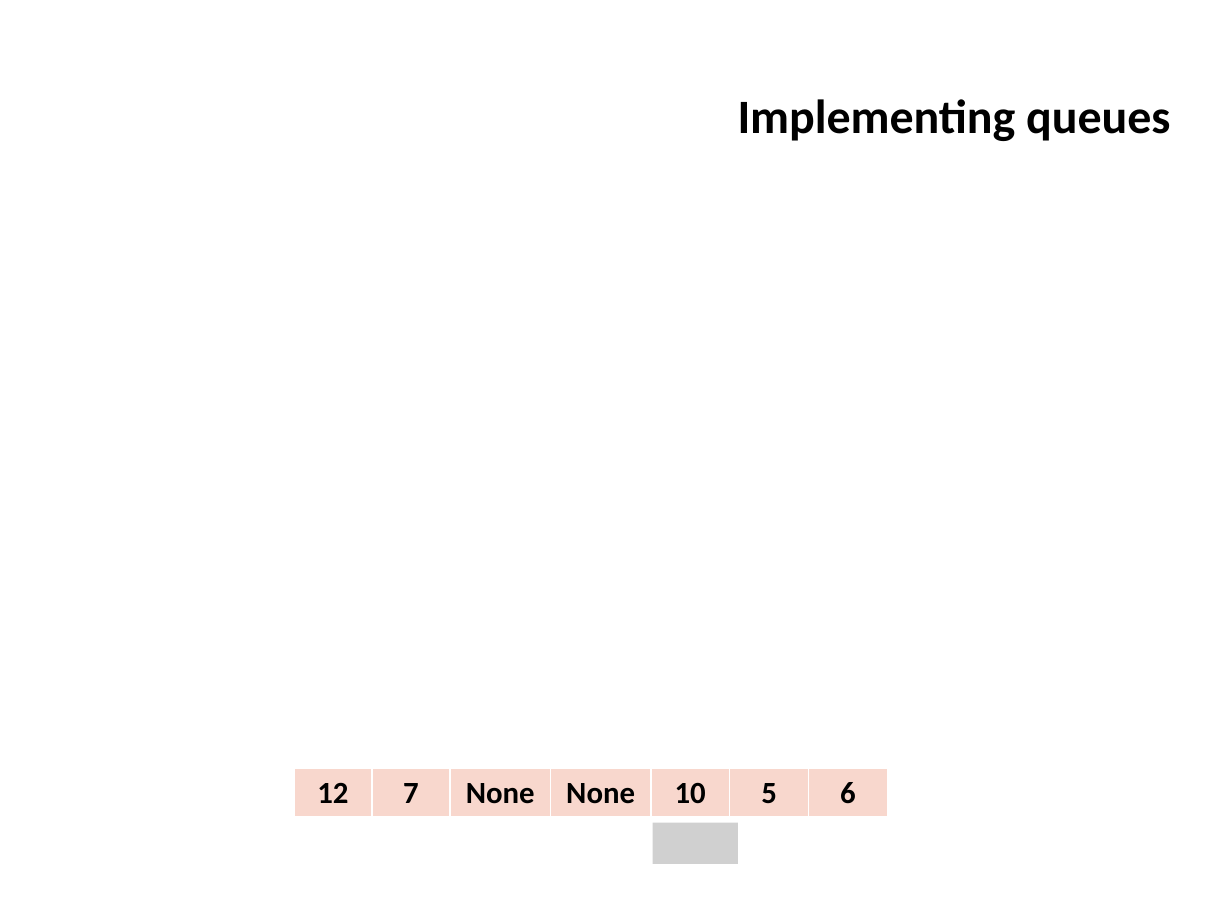
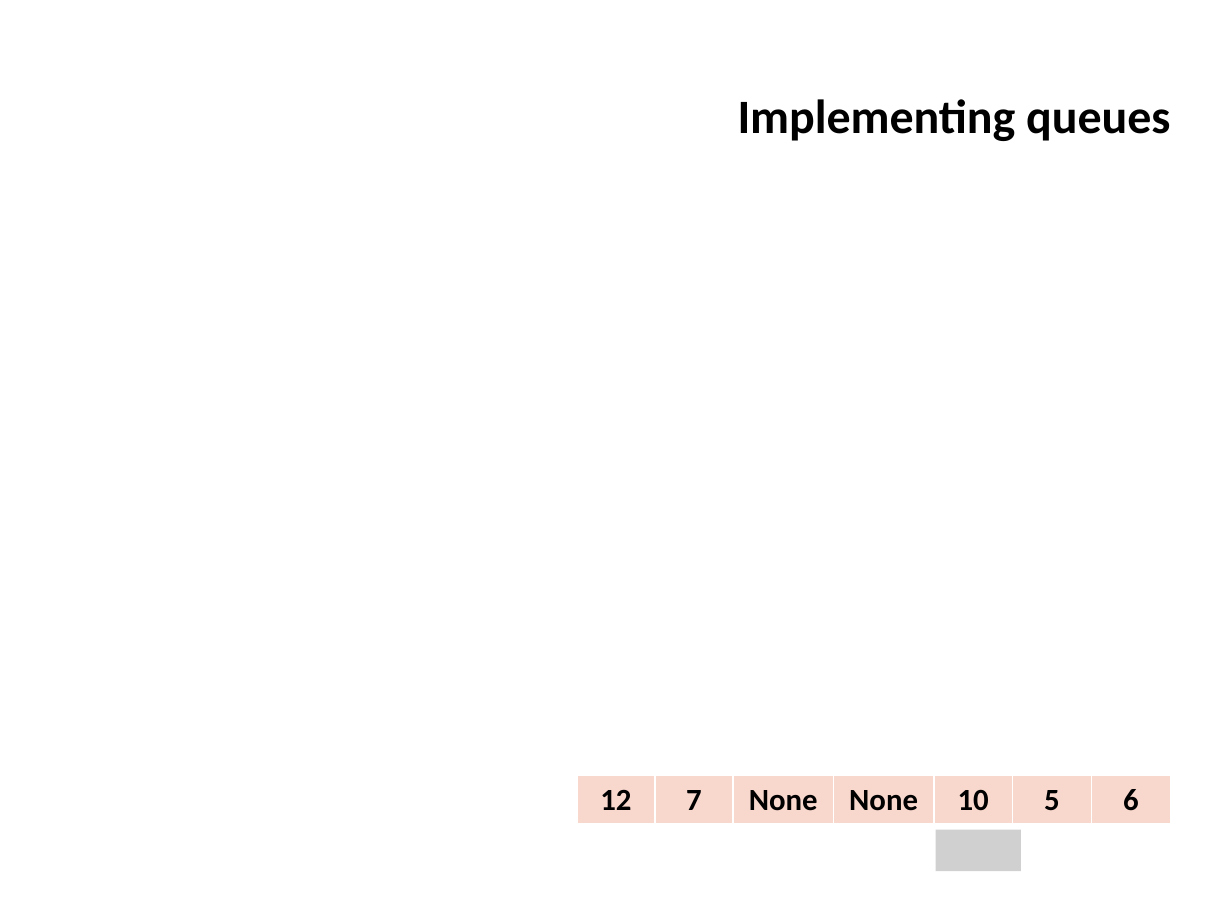
Before and after one commit to ifromm/dsa, a slide deck: slide 59 of slides/unit_3_elementary_ds.pptx. Drawn at 1232x924 pixels with LibreOffice and Linux fonts; fonts in the diff are those of the drawing; grey boxes stand for pictures; background and template pictures are left out. Boxes give left, top, right and bottom in pixels: in the first picture for what was removed or moved away, otherwise in the second. Text is boxed around its words. In the diff, an @@ line names an element or a change of style, - is before the commit and + after.

```diff
--- a/slides/unit_3_elementary_ds.pptx
+++ b/slides/unit_3_elementary_ds.pptx
@@ table: place and size @@
-table at [294,769,886,819]
+table at [577,775,1168,825]
@@ picture removed at [653,823,738,865] @@
@@ picture added at [936,829,1021,871] @@
```
Also in this commit, not shown: 3 other slides changed, 5 other files.
